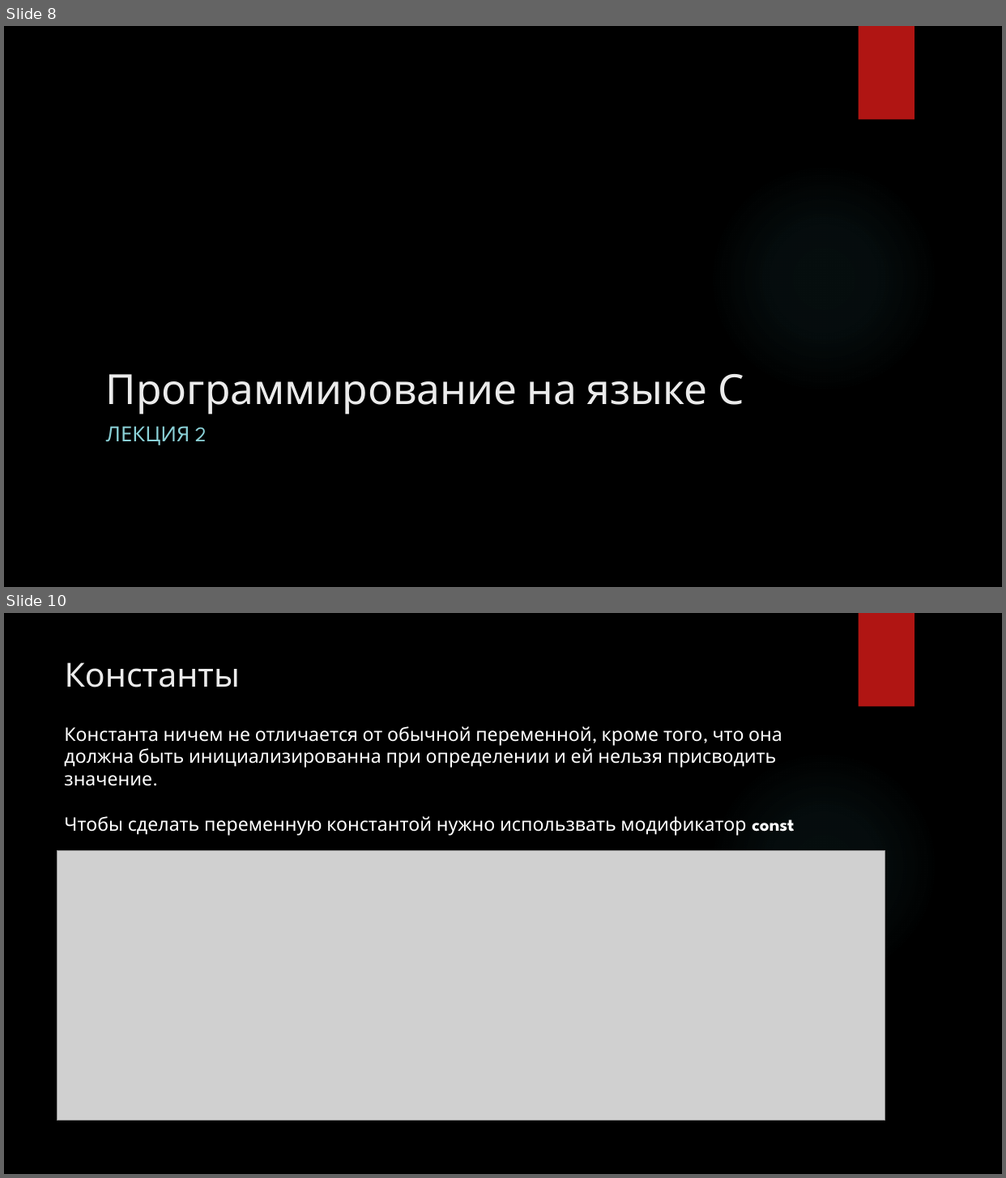
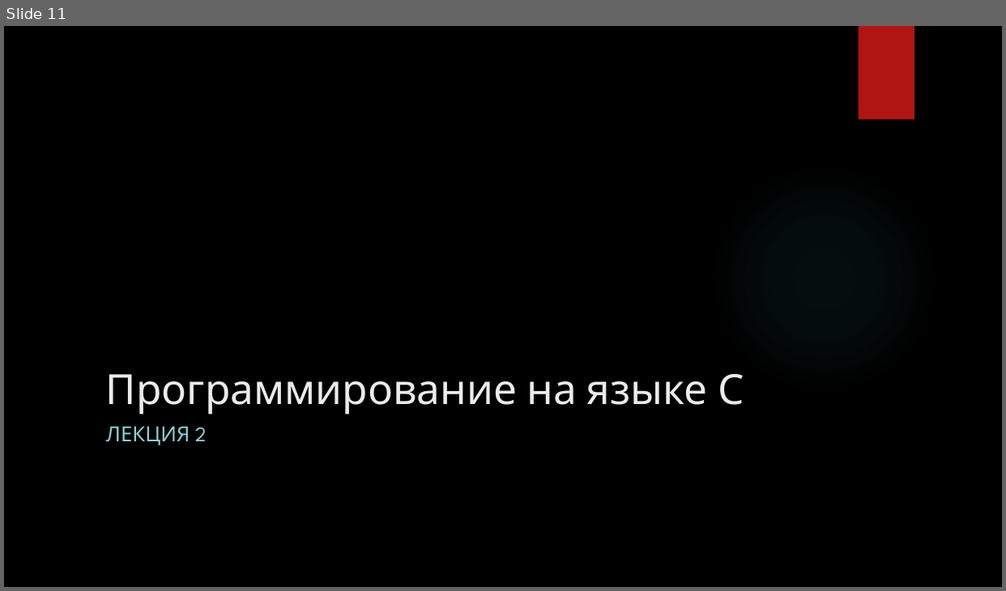
Before and after one commit to cansat-rsce/Organisation, a slide deck: лекции/Лекция2. Программирование на языке С (продолжение).pptx. Shown one above the other, each under a label of ours: slides 8 and 10 before the commit, slide 11 after it; the slides between them are not shown. The pictures are 1006x1178 and 1006x591 pixels, drawn with LibreOffice and Linux fonts; fonts in the diff are those of the drawing; grey boxes stand for pictures; background and template pictures are left out. Boxes give left, top, right and bottom in pixels: in the first picture for what was removed or moved away, otherwise in the second. Text is boxed around its words. In the diff, an @@ line names an element or a change of style, - is before the commit and + after.

```diff
--- a/лекции/Лекция2. Программирование на языке С (продолжение).pptx
+++ b/лекции/Лекция2. Программирование на языке С (продолжение).pptx
@@ slide 10 removed at [4, 613, 1002, 1174], background picture (left out); not listed: 2 template elements that a slide beside it also shows @@
@@ title removed at [65, 662, 240, 688] @@
-Константы
@@ text removed at [64, 726, 794, 835] @@
-Константа ничем не отличается от обычной переменной, кроме того, что она должна быть инициализированна при определении и ей нельзя присводить значение.
-Чтобы сделать переменную константой нужно использвать модификатор const
@@ picture removed at [57, 851, 885, 1122] @@
@@ what was slide 8 is now slide 11 @@
```
Also in this commit, not shown: 7 slides changed, 13 slides added, 19 other slides removed, 2 other files.
